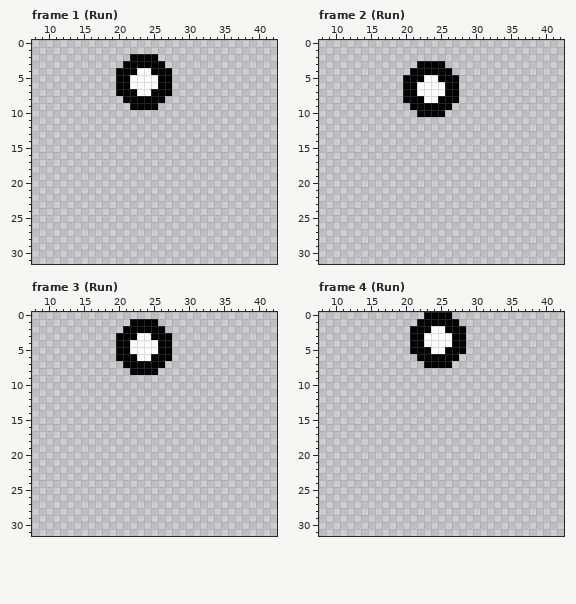
Edited in one commit: pixel-art file (Sprites/Pawns/Pawn_01/Pawn_01-Legs.aseprite). Above: the version before the commit.
48x32 pixels, 31 frames. Shown: frame 1 (Run): x 8..42, y 0..31; frame 2 (Run): x 8..42, y 0..31; frame 3 (Run): x 8..42, y 0..31; frame 4 (Run): x 8..42, y 0..31. The commit also changed other frames, which this record leaves out.
Once edited:
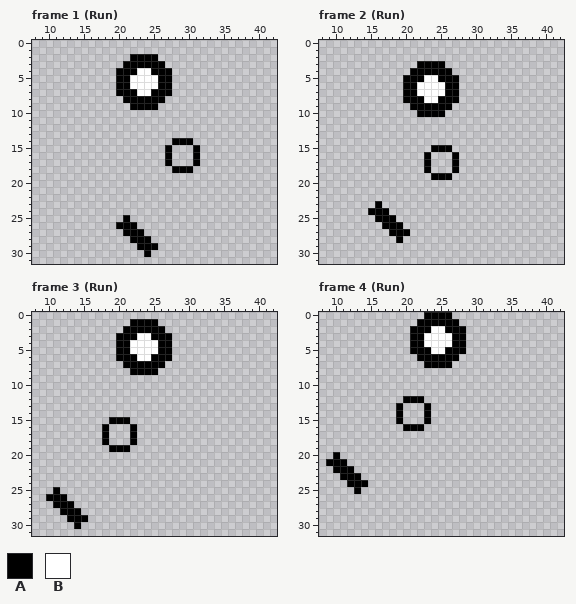
Palette (. is transparent): A #000000  B #ffffff
What changed:
layer "Layer 9" now shown
Frame 1 (Run), layer "Layer 9":
y 14: x 28..30 ... -> AAA
y 15..17: x 27 . -> A; x 31 . -> A
y 18: x 28..30 ... -> AAA
y 25: x 21 . -> A
y 26: x 20..22 ... -> AAA
y 27: x 21..23 ... -> AAA
y 28: x 22..24 ... -> AAA
y 29: x 23..25 ... -> AAA
y 30: x 24 . -> A
Frame 2 (Run), layer "Layer 9":
y 15: x 24..26 ... -> AAA
y 16..18: x 23 . -> A; x 27 . -> A
y 19: x 24..26 ... -> AAA
y 23: x 16 . -> A
y 24: x 15..17 ... -> AAA
y 25: x 16..18 ... -> AAA
y 26: x 17..19 ... -> AAA
y 27: x 18..20 ... -> AAA
y 28: x 19 . -> A
Frame 3 (Run), layer "Layer 9":
y 15: x 19..21 ... -> AAA
y 16..18: x 18 . -> A; x 22 . -> A
y 19: x 19..21 ... -> AAA
y 25: x 11 . -> A
y 26: x 10..12 ... -> AAA
y 27: x 11..13 ... -> AAA
y 28: x 12..14 ... -> AAA
y 29: x 13..15 ... -> AAA
y 30: x 14 . -> A
Frame 4 (Run), layer "Layer 9":
y 12: x 20..22 ... -> AAA
y 13..15: x 19 . -> A; x 23 . -> A
y 16: x 20..22 ... -> AAA
y 20: x 10 . -> A
y 21: x 9..11 ... -> AAA
y 22: x 10..12 ... -> AAA
y 23: x 11..13 ... -> AAA
y 24: x 12..14 ... -> AAA
y 25: x 13 . -> A
